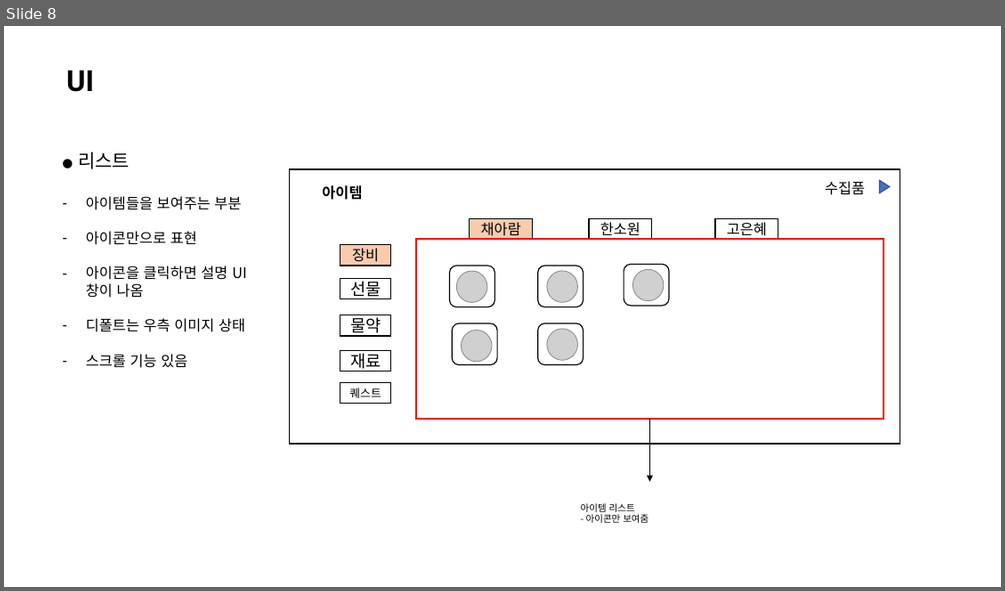
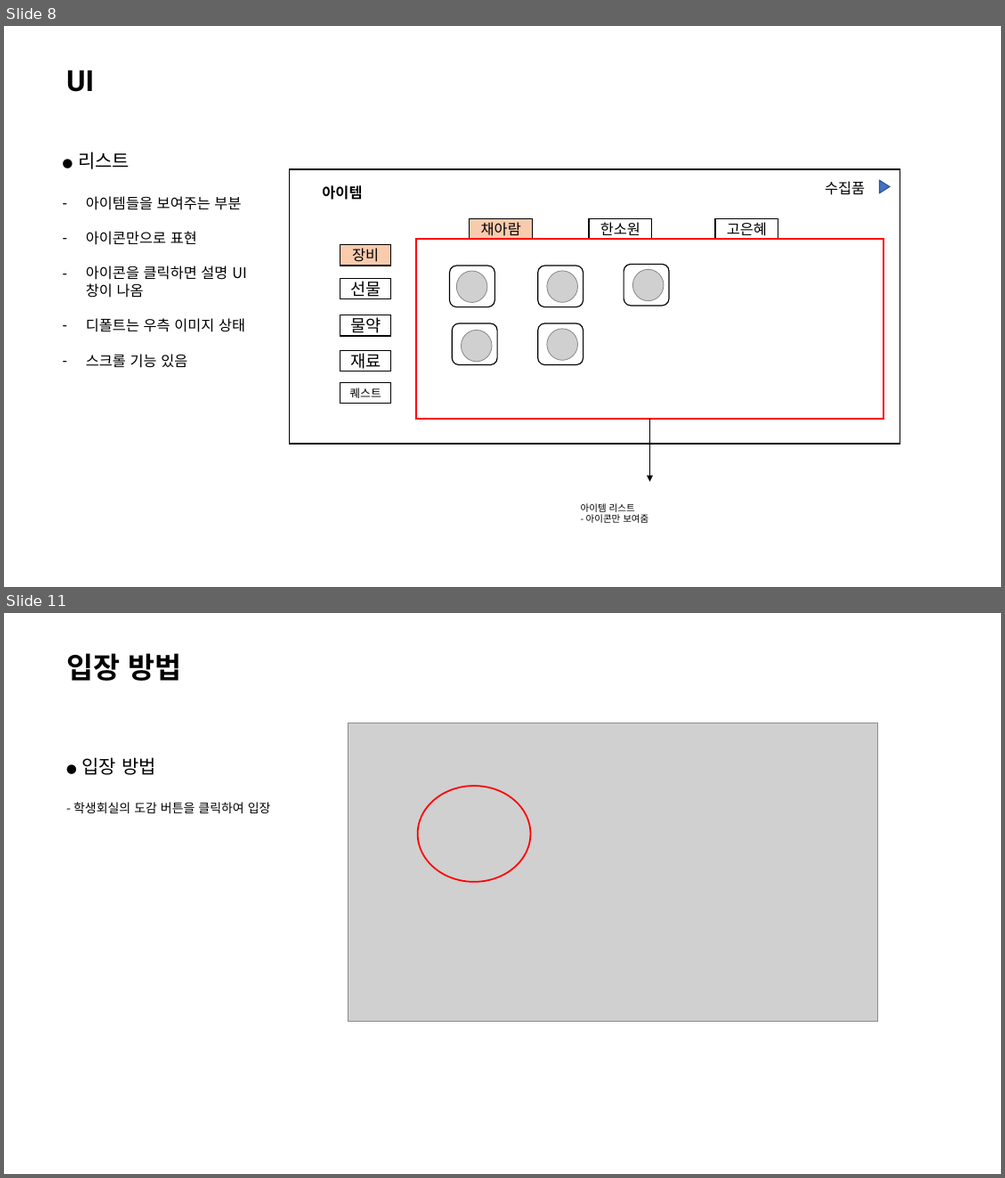
Before and after one commit to 223tt/Last-Night, a slide deck: 시스템/도감Ver.1.pptx. Shown one above the other, each under a label of ours: slide 8 before the commit, slides 8 and 11 after it; the slides between them are not shown. The pictures are 1005x591 and 1005x1178 pixels, drawn with LibreOffice and Linux fonts; fonts in the diff are those of the drawing; grey boxes stand for pictures. Boxes give left, top, right and bottom in pixels: in the first picture for what was removed or moved away, otherwise in the second. Text is boxed around its words. In the diff, an @@ line names an element or a change of style, - is before the commit and + after.

Commit message:
도감 기획서 업로드
1. 도감 기획서 ver.1
2. 테이블 나누기 작업
(아이템, 텍스트 테이블 추가)

```diff
--- a/시스템/도감Ver.1.pptx
+++ b/시스템/도감Ver.1.pptx
@@ slide 11 added at bbox=[4, 613, 1001, 1174], background #FFFFFF @@
@@ text added at bbox=[66, 653, 181, 681], 28 pt, text #000000, bold @@
+입장 방법
@@ picture added at bbox=[348, 723, 878, 1022] @@
@@ text added at bbox=[73, 757, 271, 813], 12 pt, text #000000 @@
+● 입장 방법
+- 학생회실의 도감 버튼을 클릭하여 입장
@@ ellipse added at bbox=[418, 786, 531, 882], outline #FF0000 1.5 pt @@
```
Also in this commit, not shown: 4 slides changed, 5 other slides added, 4 other files.
